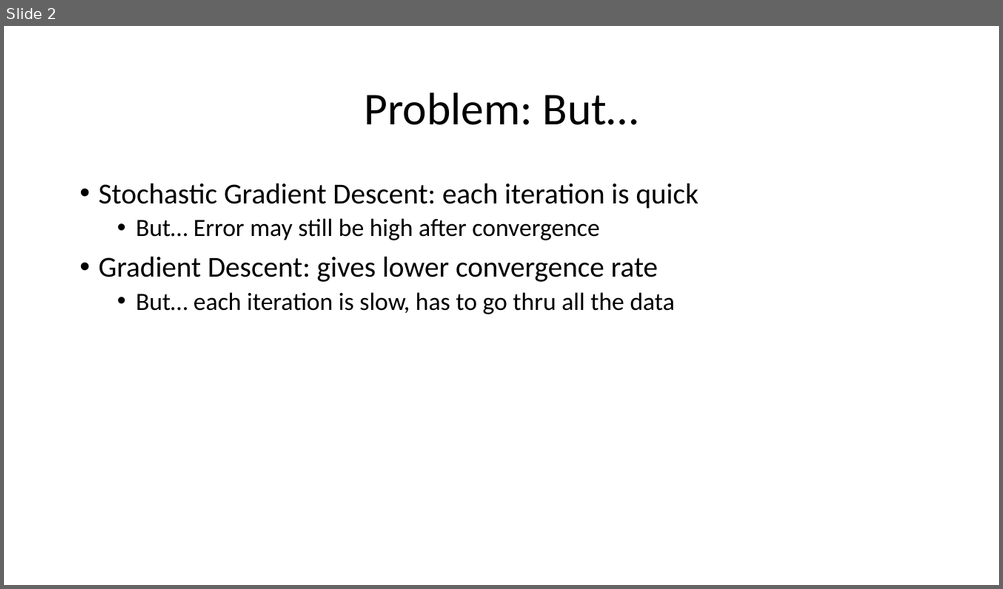
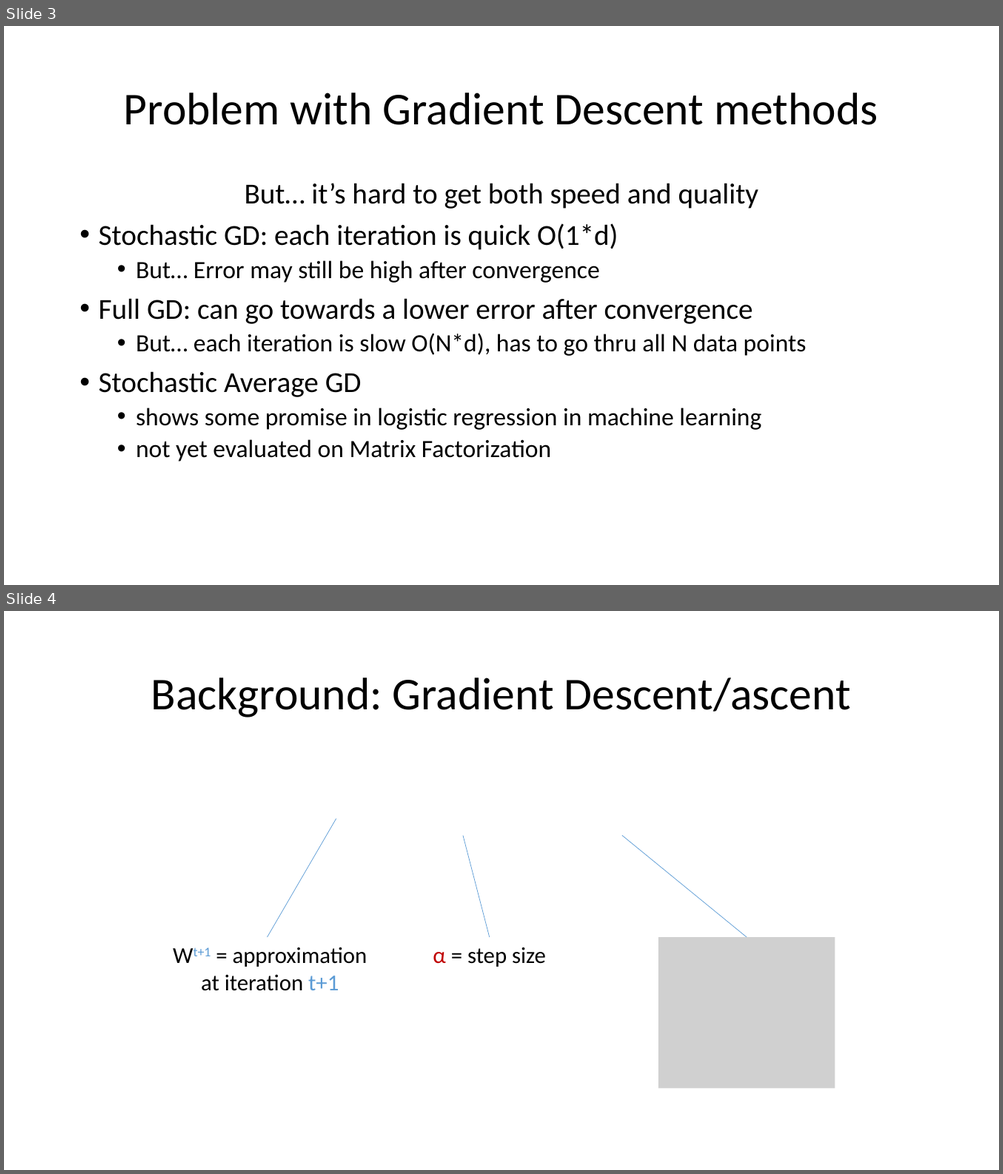
Before and after one commit to jamestklo/MatrixFactorizationMatlab, a slide deck: cs534L-AdaptiveDescent.pptx. Shown one above the other, each under a label of ours: slide 2 before the commit, slides 3 and 4 after it. The pictures are 1003x589 and 1003x1174 pixels, drawn with LibreOffice and Linux fonts; fonts in the diff are those of the drawing; grey boxes stand for pictures. Boxes give left, top, right and bottom in pixels: in the first picture for what was removed or moved away, otherwise in the second. Text is boxed around its words. In the diff, an @@ line names an element or a change of style, - is before the commit and + after.

```diff
--- a/cs534L-AdaptiveDescent.pptx
+++ b/cs534L-AdaptiveDescent.pptx
@@ slide 4 added at [4,611,999,1170], background #FFFFFF @@
@@ title added at [151,678,851,718], 44 pt, text #000000 @@
+Background: Gradient Descent/ascent
@@ line added from (336, 818) to (267, 938), #5B9BD5 0.5 pt @@
@@ line added from (463, 835) to (489, 938), #5B9BD5 0.5 pt @@
@@ line added from (622, 835) to (746, 938), #5B9BD5 0.5 pt @@
@@ picture added at [658,938,835,1089] @@
@@ text added at [193,947,367,991], 22 pt, text #000000 @@
+Wt+1 = approximation at iteration t+1
@@ text added at [432,948,546,967], 22 pt, text #000000 @@
+α = step size
@@ what was slide 2 is now slide 3 @@
@@ slide 3 changed as well @@
@@ title at [124,93,877,125]: text changed @@
-Problem: But…
+Problem with Gradient Descent methods
@@ text at [99,183,759,250]: text changed @@
-• Stochastic Gradient Descent: each iteration is quick
+But… it’s hard to get both speed and quality
+• Stochastic GD: each iteration is quick O(1*d)
@@ text at [99,298,806,462]: text changed @@
-• Gradient Descent: gives lower convergence rate
-  • But… each iteration is slow, has to go thru all the data
+• Full GD: can go towards a lower error after convergence
+  • But… each iteration is slow O(N*d), has to go thru all N data points
+• Stochastic Average GD
+  • shows some promise in logistic regression in machine learning
+  • not yet evaluated on Matrix Factorization
```
Also in this commit, not shown: 5 other slides changed, 17 other slides added, 2 slides removed, 9 other files.
